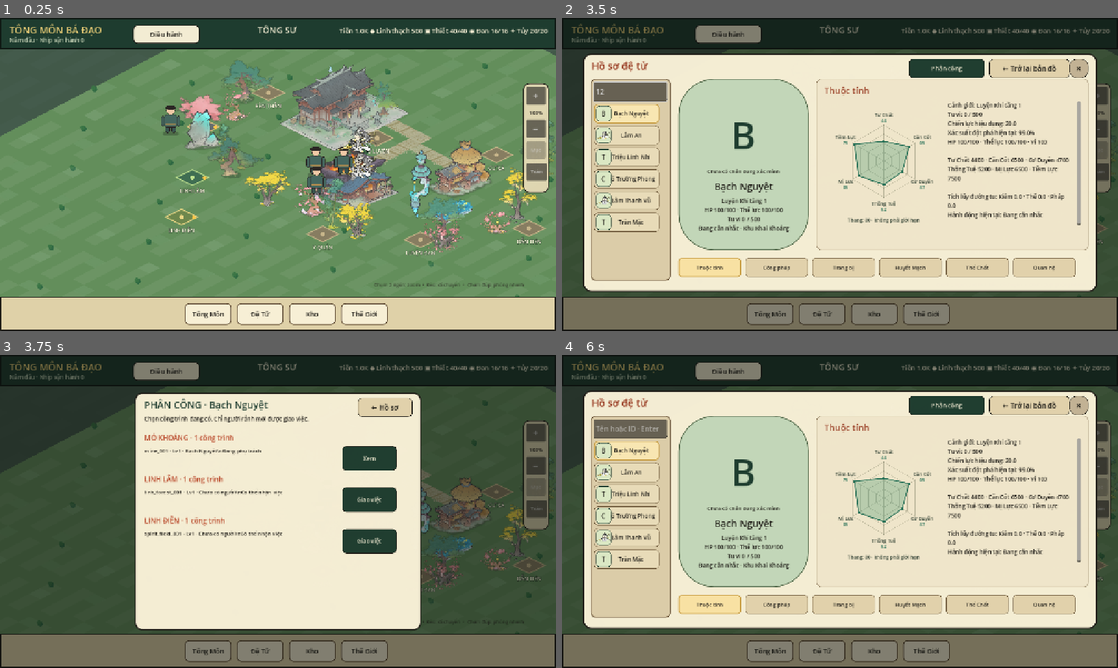
Above: before the commit, frames 1-4 (two rows, left to right).
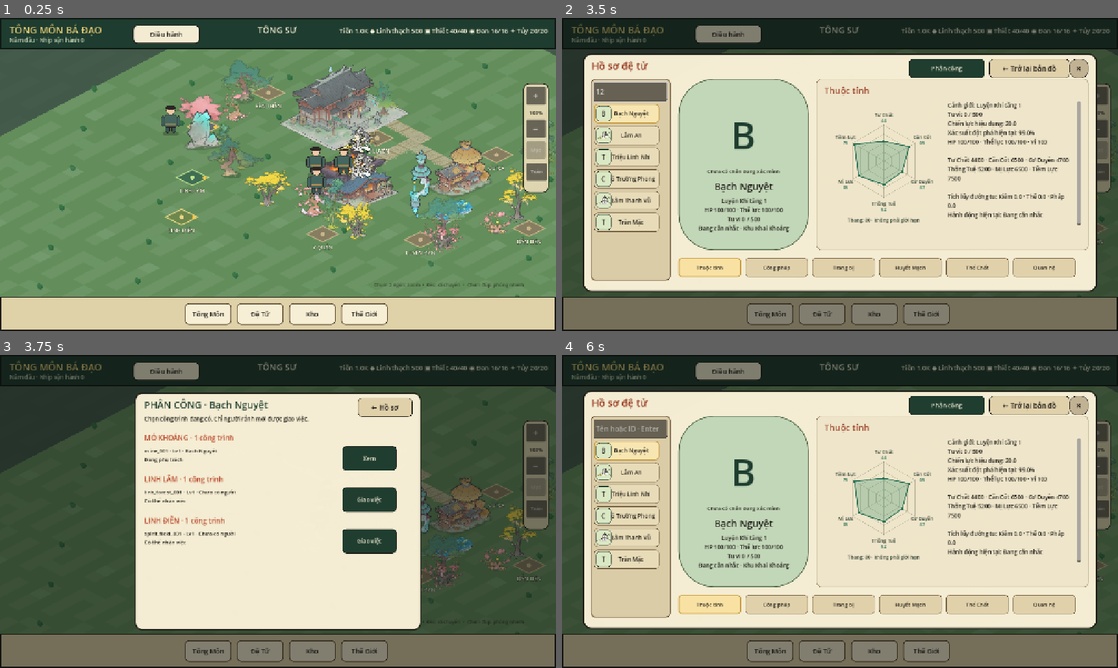
Above: after the commit, the same moments.

Repository: vuanhtuan161094-byte/TongMonBaDao
Game: Godot game, scene res://scenes/p3/p3_2_landscape_sect.tscn
Same seed, same stepped clock (60 frames per second), same inputs: the game is played once before the commit and once after it.
Inputs (mouse positions are in pixels of both pictures, inside the frame that each line leads up to):
- Up to frame 1 (0.25 s): no input
- Up to frame 2 (3.5 s): click (739, 115) at 0.52 s; click "Tông Môn" at 1.25 s; click "Đệ Tử" at 2 s; click (628, 93) at 2.77 s; type "12" at 2.85 s
- Up to frame 3 (3.75 s): click "Phân công" at 3.5 s
- Up to frame 4 (6 s): click "Kho" at 4.25 s; click "Thế Giới" at 5 s; click "← Hồ sơ" at 5.75 s

Frames 1-2 are identical in both runs. In frame 3, 0.4% of the frame differs, in the area x 26-51%, y 30-61%; in frame 4, nothing differs.

Commit message:
fix(G1.5): render multiline worksite status rather than literal escape [skip ci]

Diff:
--- a/godot/src/presentation/p3_2_landscape_sect.gd
+++ b/godot/src/presentation/p3_2_landscape_sect.gd
@@ -4067,7 +4067,7 @@
             var occupation := "Chưa có người" if occupants.is_empty() else (
                 busy_worker if busy_worker != "" else "%d người" % occupants.size()
             )
-            info.text = "%s · Lv%d · %s\\n%s" % [
+            info.text = "%s · Lv%d · %s\n%s" % [
                 str(building.id),building.level,occupation,
                 ("Đang phụ trách" if already_owner else "Có thể nhận việc" if reason == "" else reason)
             ]
